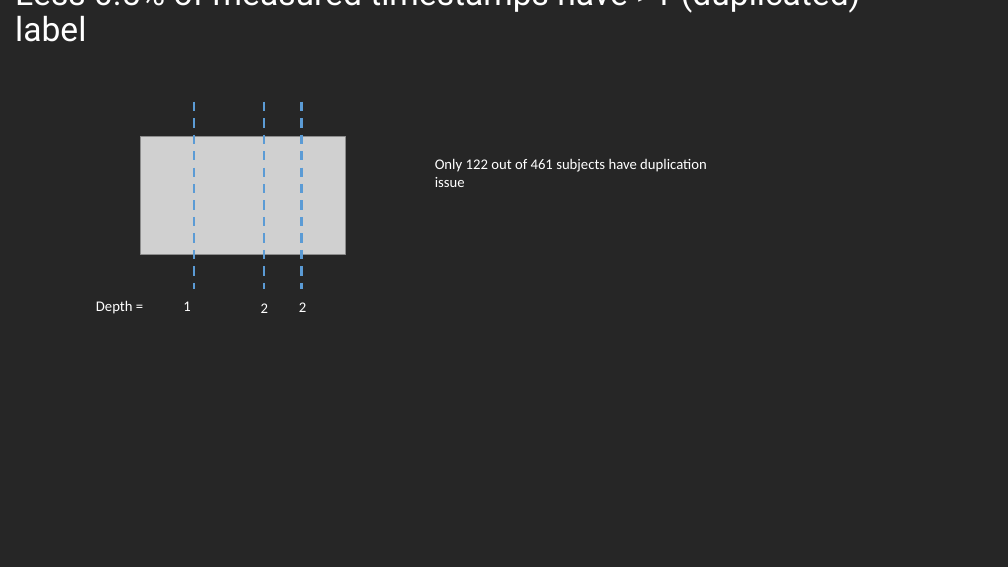
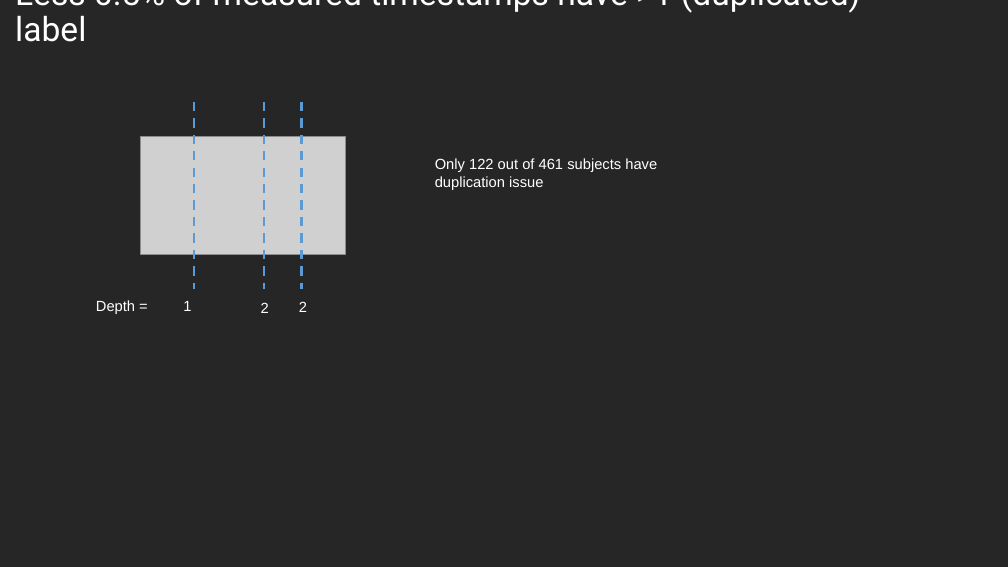
Before and after one commit to harris-yh-wong/msc-research-project, a slide deck: slide 7 of viz/msc_project_updates.pptx. Drawn at 1008x567 pixels with LibreOffice and Linux fonts; fonts in the diff are those of the drawing; grey boxes stand for pictures; background and template pictures are left out. Boxes give left, top, right and bottom in pixels: in the first picture for what was removed or moved away, otherwise in the second. Text is boxed around its words. In the diff, an @@ line names an element or a change of style, - is before the commit and + after.

```diff
--- a/viz/msc_project_updates.pptx
+++ b/viz/msc_project_updates.pptx
@@ font Calibri to Arial in 5 elements at bbox=[96, 300, 135, 314], bbox=[183, 301, 191, 311], bbox=[261, 302, 269, 313], bbox=[299, 301, 307, 312], bbox=[435, 158, 657, 190] @@
```
Also in this commit, not shown: 3 other slides changed, 9 slides added.
